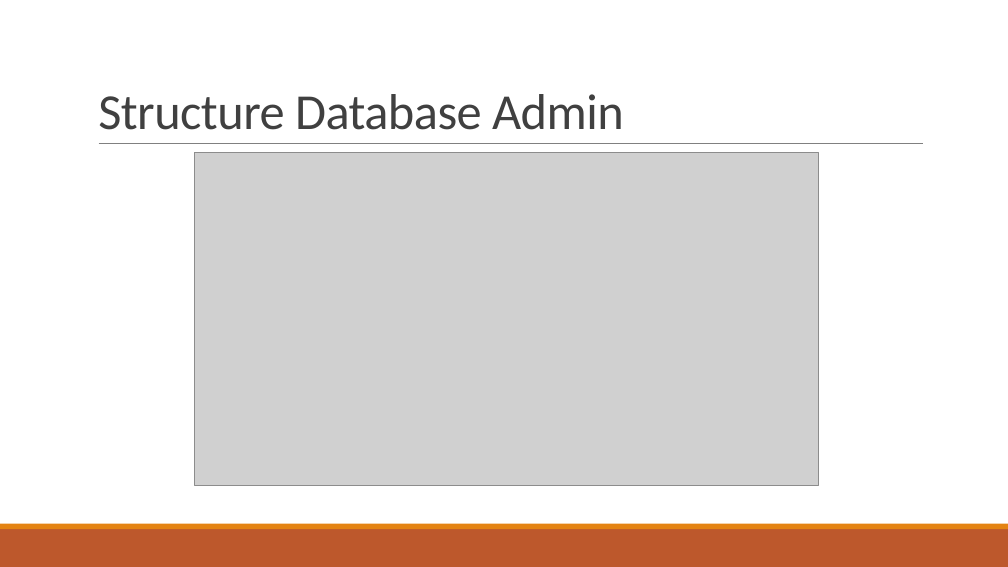
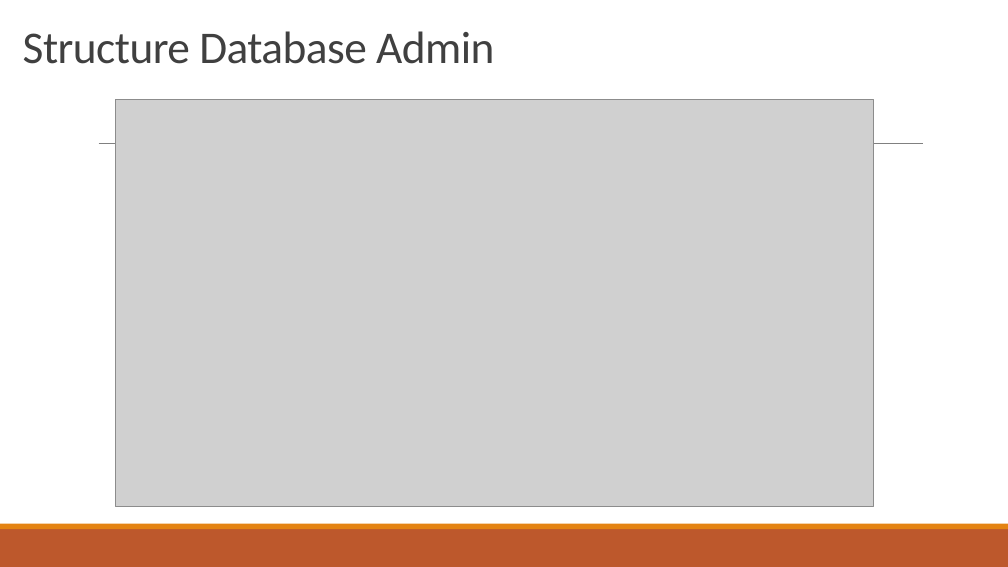
Before and after one commit to Rahayu2152/I_Checkin_Project, a slide deck: slide 5 of I_Checkin.pptx. Drawn at 1008x567 pixels with LibreOffice and Linux fonts; fonts in the diff are those of the drawing; grey boxes stand for pictures. Boxes give left, top, right and bottom in pixels: in the first picture for what was removed or moved away, otherwise in the second. Text is boxed around its words. In the diff, an @@ line names an element or a change of style, - is before the commit and + after.

```diff
--- a/I_Checkin.pptx
+++ b/I_Checkin.pptx
@@ title "Structure Database Admin": place and size @@
-title "Structure Database Admin" at (98, 94, 624, 130)
+title "Structure Database Admin" at (23, 31, 494, 64)
@@ title "Structure Database Admin" at (23, 31, 494, 64): size 48 to 43.2 pt @@
@@ picture: place and size @@
-picture at (194, 153, 819, 485)
+picture at (116, 99, 873, 507)
```
Also in this commit, not shown: 1 other slide changed, 3 slides added.
